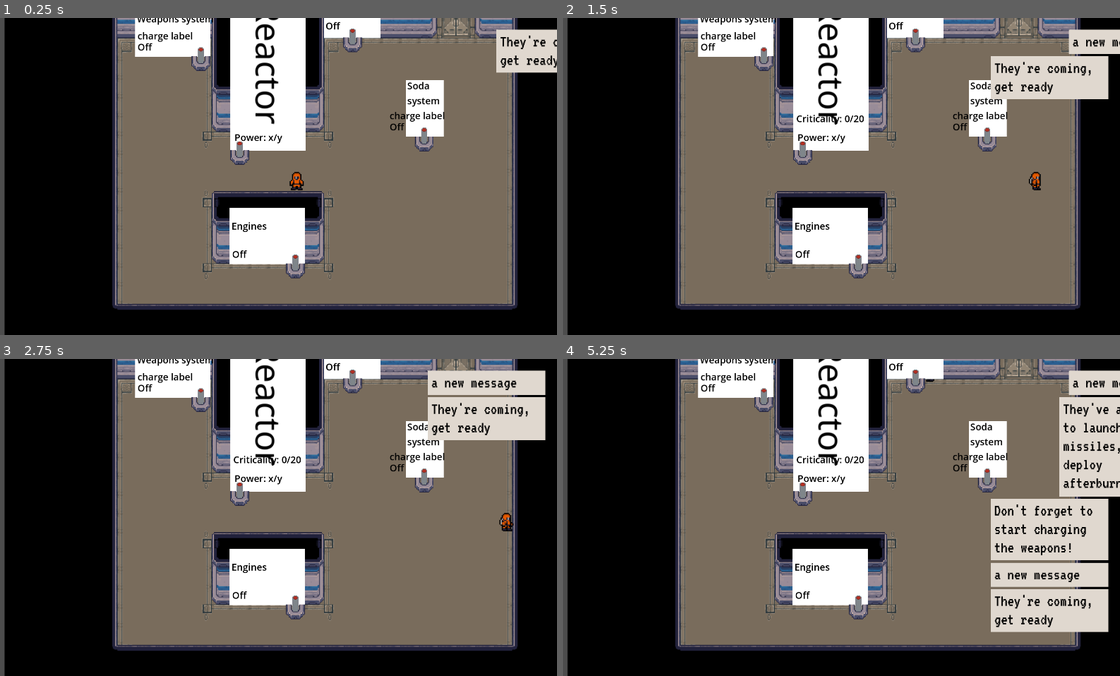
Above: before the commit, frames 1-4 (two rows, left to right).
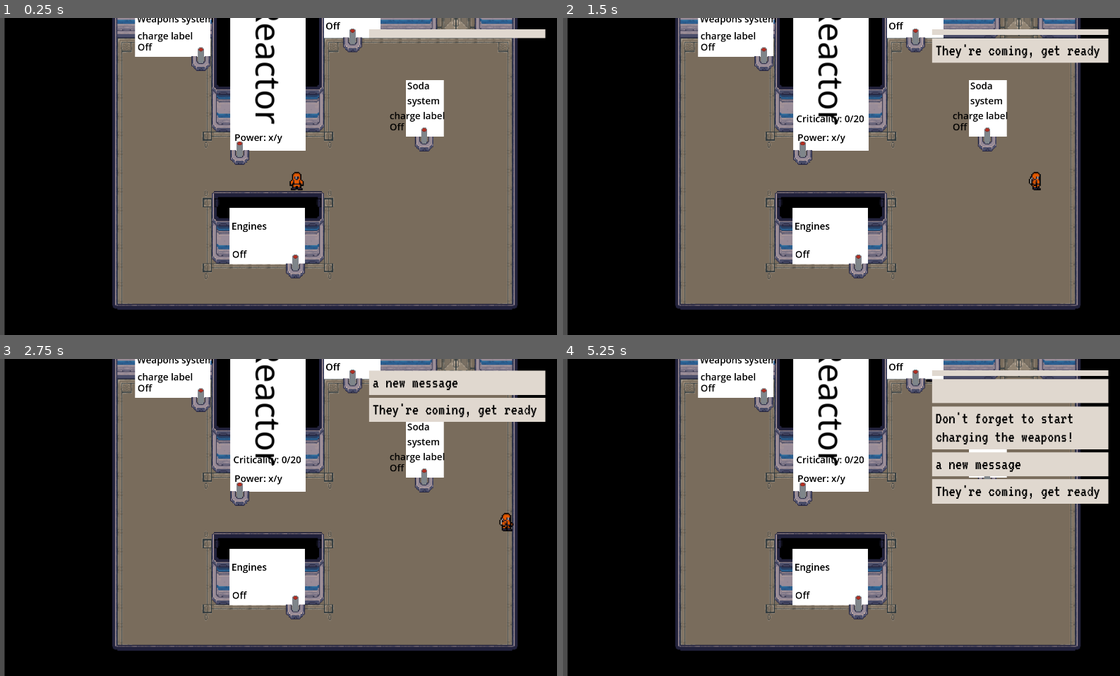
Above: after the commit, the same moments.

Repository: RichTeaMan/not-on-my-watch
Game: Godot game, scene res://scenes/engineering-room.tscn
The game is run twice, just before and just after one commit, with the same random seed, the same clock (stepped at 60 frames per second) and the same inputs.
Inputs:
- Up to frame 1 (0.25 s): no input
- Up to frame 2 (1.5 s): hold D (right) 0.53-1.28 s; tap E (action) at 0.6, 1.35 s; hold Page Down (ui_page_down) from 1.28 s (still down)
- Up to frame 3 (2.75 s): release Page Down (ui_page_down) at 2.03 s; hold D (right) from 2.03 s (still down); tap E (action) at 2.1 s
- Up to frame 4 (5.25 s): tap Enter at 2.75 s; release D (right) at 2.78 s; hold W (up) 2.78-3.53 s; tap E (action) every 0.75 s from 2.85 to 5.1 s; hold A (left) 3.53-5.03 s; tap Space at 5 s; hold Page Down (ui_page_down) from 5.03 s (still down)

The runs differ from the first frame. In frame 1, 1.9% of the frame differs, in the area x 66-100%, y 3-18%; in frame 2, 4.9%; in frame 3, 3.4%; in frame 4, 19%, in the area x 66-100%, y 3-87%.

Commit message:
Weirdly convoluted system to have comms messages scroll down smoothly.

Diff:
--- a/singletons/ui.gd
+++ b/singletons/ui.gd
@@ -1,6 +1,6 @@
 extends CanvasLayer
 
-@onready var commMessages: VBoxContainer = %"comms-messages"
+@onready var commMessages = %"comms-messages"
 
 @onready var commMessageScene = preload("res://ui/comms-message/comms-message.tscn")
 
@@ -12,22 +12,14 @@
     %game_over.visible = false
     Global.on_game_over.connect(_on_game_over)
 
-func _process(delta: float) -> void:
-    pass
-
 func add_comm_message(message: String) -> void:
     Log.info("Msg: %s" % message)
-    var commsMessage = commMessageScene.instantiate()
+    var commsMessage: CommsMessage = commMessageScene.instantiate()
     commMessages.add_child(commsMessage)
     commsMessage.message = message
+    commsMessage.set_expiry_time(comm_message_expire_time_seconds)
     commMessages.move_child(commsMessage, 0)
-
-    var tween = get_tree().create_tween()
-    tween.tween_property(commsMessage, "position:x", off_screen_x, 0.0)
-    tween.tween_property(commsMessage, "position:x", 0, off_screen_tween_interval)
-    tween.tween_interval(comm_message_expire_time_seconds)
-    tween.tween_property(commsMessage, "position:x", off_screen_x, off_screen_tween_interval)
-    tween.tween_callback(commsMessage.queue_free)
+    commsMessage.grow()
 
 func _on_game_over(reason: String) -> void:
     %game_over.visible = true
--- a/singletons/ui.tscn
+++ b/singletons/ui.tscn
@@ -30,6 +30,7 @@
 layout_mode = 2
 size_flags_horizontal = 8
 size_flags_vertical = 0
+theme_override_constants/separation = 0
 
 [node name="center" type="CenterContainer" parent="Ui"]
 layout_mode = 1
--- a/ui/comms-message/comms-message.tscn
+++ b/ui/comms-message/comms-message.tscn
@@ -4,16 +4,17 @@
 [ext_resource type="FontFile" uid="uid://lhnm3prxqp6c" path="res://assets/fonts/VT323-Regular.ttf" id="2_jbryb"]
 
 [node name="Comms-message" type="MarginContainer"]
-custom_minimum_size = Vector2(200, 40)
+custom_minimum_size = Vector2(300, 0)
 anchors_preset = 15
 anchor_right = 1.0
 anchor_bottom = 1.0
-offset_right = -1720.0
-offset_bottom = -1040.0
+offset_right = -1620.0
+offset_bottom = -1075.0
 grow_horizontal = 2
 grow_vertical = 2
 size_flags_horizontal = 4
 size_flags_vertical = 4
+theme_override_constants/margin_bottom = 5
 script = ExtResource("1_po3wd")
 
 [node name="ColorRect" type="ColorRect" parent="."]
@@ -21,14 +22,15 @@
 show_behind_parent = true
 layout_mode = 2
 
-[node name="MarginContainer" type="MarginContainer" parent="."]
+[node name="message_margin" type="MarginContainer" parent="."]
+unique_name_in_owner = true
 layout_mode = 2
 theme_override_constants/margin_left = 6
 theme_override_constants/margin_top = 6
 theme_override_constants/margin_right = 6
 theme_override_constants/margin_bottom = 6
 
-[node name="message-label" type="Label" parent="MarginContainer"]
+[node name="message-label" type="Label" parent="message_margin"]
 unique_name_in_owner = true
 modulate = Color(0, 0, 0, 1)
 custom_minimum_size = Vector2(150, 0)
--- a/ui/comms-message/comms_message.gd
+++ b/ui/comms-message/comms_message.gd
@@ -3,9 +3,51 @@
 @export var message: String = "Test message": set = _set_message, get = _get_message
 
 @onready var label: Label = %"message-label"
+@onready var margin: MarginContainer = %message_margin
+
+var grow_time = 0.5
+var grow_size = 40
+var grow_interval = 0
+var remaining_grow_time = 0.0
+var padding = 6
+var expiry_time = 100_000_000 # a very large number
+
+func _process(delta: float):
+    if remaining_grow_time == 0.0:
+        expiry_time -= delta
+        if expiry_time < 0:
+            queue_free()
+        return
+    remaining_grow_time -= delta
+    if label["theme_override_constants/margin_bottom"] < padding:
+        label["theme_override_constants/margin_bottom"] += grow_interval * delta
+    else:
+        label["theme_override_constants/margin_bottom"] = padding
+    if remaining_grow_time < 0.0:
+        remaining_grow_time = 0.0
+        custom_minimum_size.y = grow_size
+
+        margin.visible = true
+    else:
+        custom_minimum_size.y = custom_minimum_size.y + (grow_interval * delta)
 
 func _set_message(_message: String):
     label.text = _message
 
 func _get_message() -> String:
     return label.text
+
+func grow():
+    var font: Font = label["theme_override_fonts/font"]
+    var font_size: int = label["theme_override_font_sizes/font_size"]
+    label["theme_override_constants/margin_bottom"] = 0
+    var label_size = font.get_multiline_string_size(label.text, HORIZONTAL_ALIGNMENT_LEFT, 300, font_size)
+    grow_size = label_size.y + margin["theme_override_constants/margin_bottom"] + margin["theme_override_constants/margin_top"]
+    grow_interval = grow_size / grow_time
+    margin.visible = false
+    custom_minimum_size.y = 0.0
+    size.y = 0
+    remaining_grow_time = grow_time
+
+func set_expiry_time(p_expiry_time: int):
+    expiry_time = p_expiry_time
